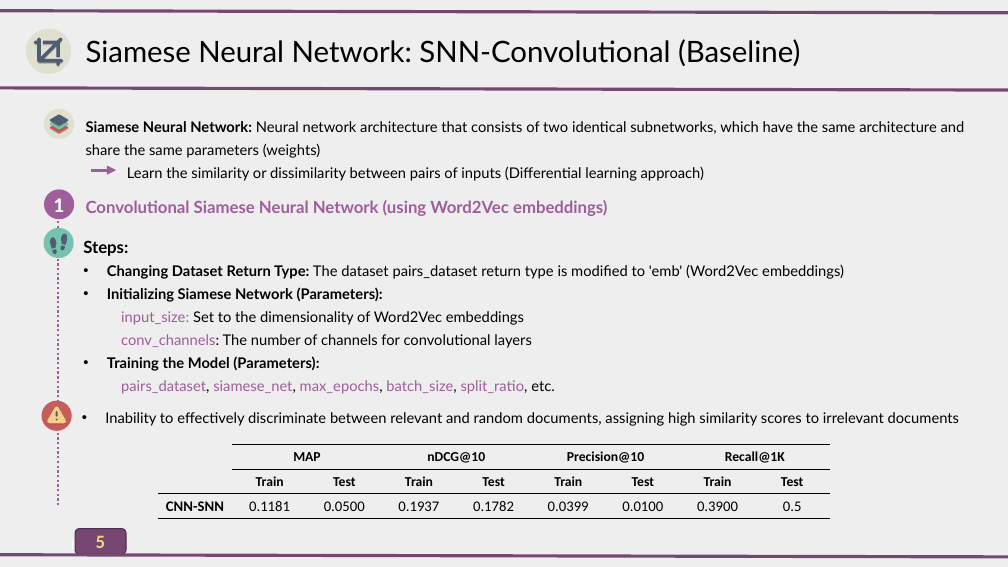
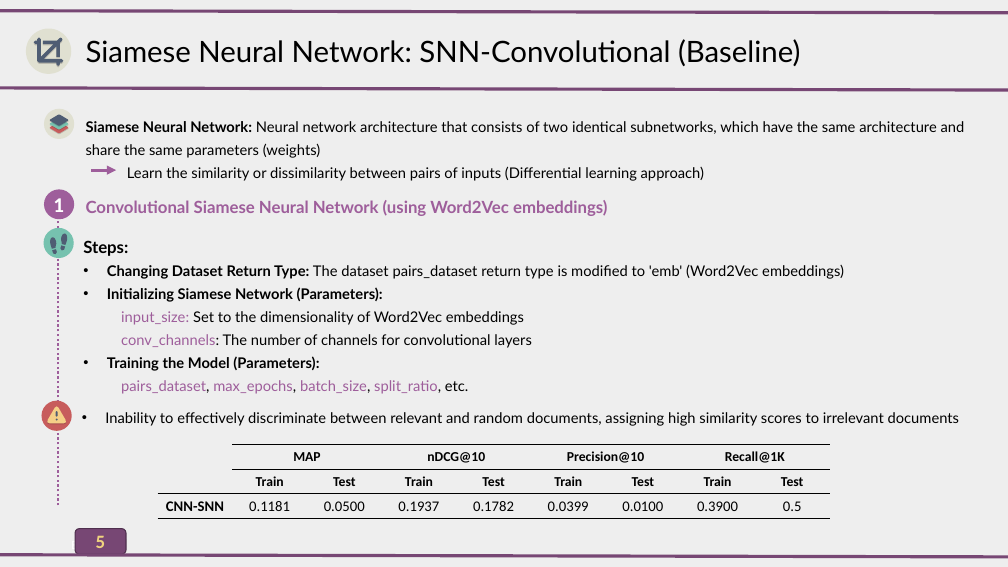
Before and after one commit to AlirezaAccelerates/IR_DSI_project, a slide deck: slide 5 of D/[P] Information Retrieval Project.pptx. Drawn at 1008x567 pixels with LibreOffice and Linux fonts; fonts in the diff are those of the drawing. Boxes give left, top, right and bottom in pixels: in the first picture for what was removed or moved away, otherwise in the second. Text is boxed around its words. In the diff, an @@ line names an element or a change of style, - is before the commit and + after.

```diff
--- a/D/[P] Information Retrieval Project.pptx
+++ b/D/[P] Information Retrieval Project.pptx
@@ text at (121, 380, 468, 394): text changed @@
-  pairs_dataset, siamese_net, max_epochs, batch_size, split_ratio, etc.
+  pairs_dataset, max_epochs, batch_size, split_ratio, etc.
```
Also in this commit, not shown: 7 other slides changed, 1 slide added, 1 other file.
